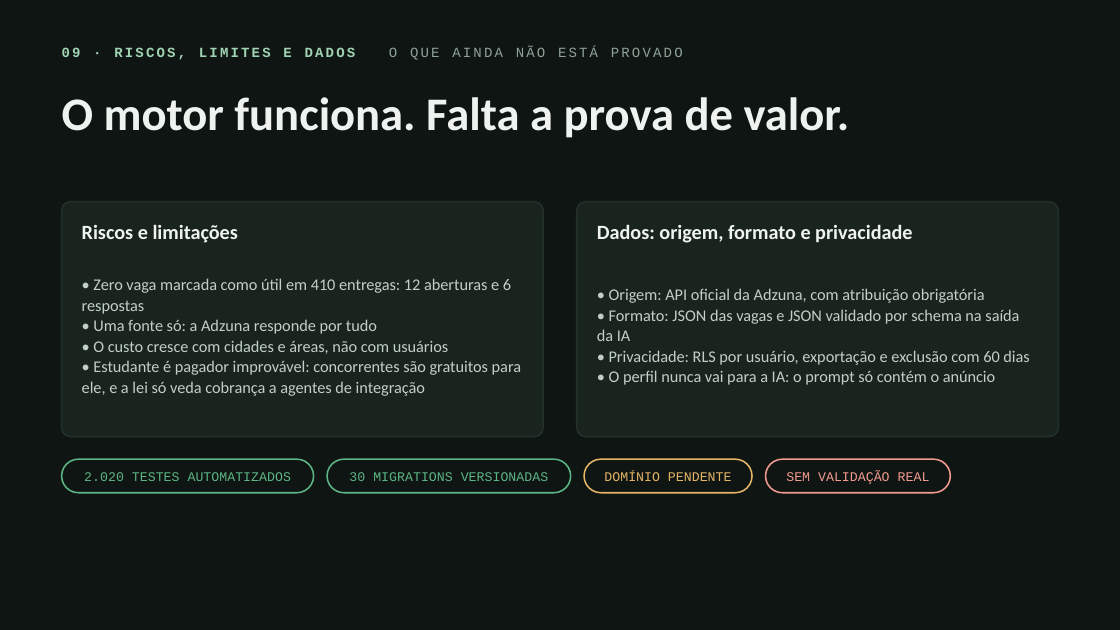
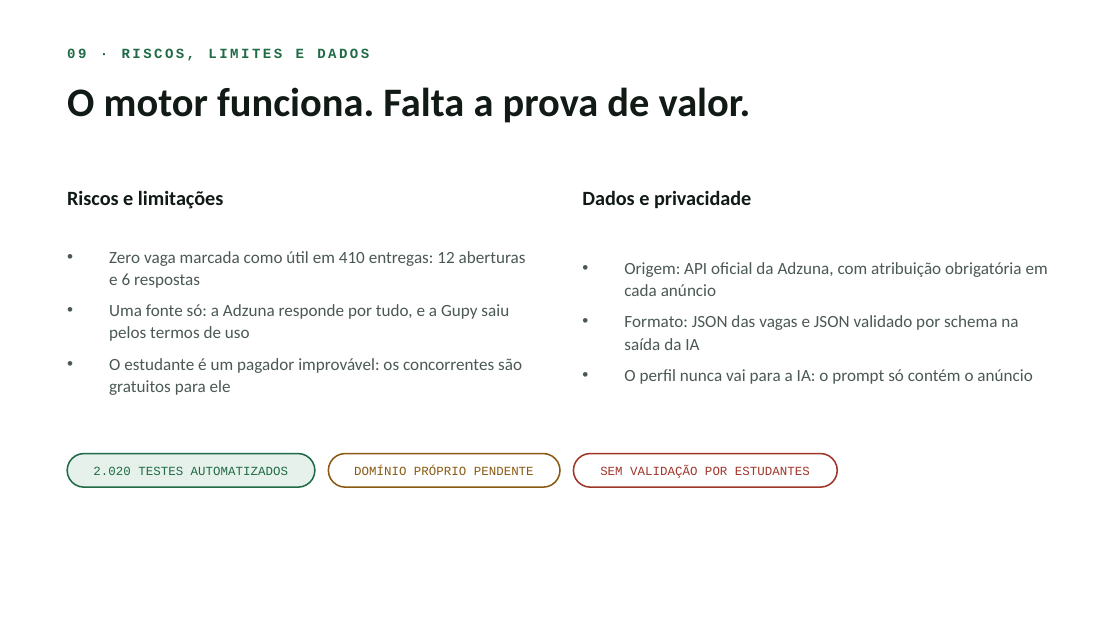
Before and after one commit to RadarEstagio/RadarEstagio, a slide deck: slide 9 of apresentacao/radar-de-estagio-pit.pptx. Drawn at 1120x630 pixels with LibreOffice and Linux fonts; fonts in the diff are those of the drawing. Boxes give left, top, right and bottom in pixels: in the first picture for what was removed or moved away, otherwise in the second. Text is boxed around its words. In the diff, an @@ line names an element or a change of style, - is before the commit and + after.

Commit message:
docs(apresentacao): refaz o pptx no tema claro, com notas do apresentador
Espelha o deck HTML: fundo branco, verde escuro como acento e o mesmo texto
enxuto. O que saiu dos slides foi para as notas de cada um, que é onde o
detalhe serve na hora de apresentar.

A altura do título passa a considerar a quebra de linha que o texto sofre na
largura do slide, não só as quebras escritas; sem isso o título de duas linhas
estourava a caixa. Mesma correção nos blocos e nas etapas do fluxo.

```diff
--- a/apresentacao/radar-de-estagio-pit.pptx
+++ b/apresentacao/radar-de-estagio-pit.pptx
@@ background #0F1512 to #FFFFFF @@
@@ text at (x1=67, y1=48, x2=369, y2=61): text changed; text colour #9FD3B2 to #1F6B45 @@
-09 · RISCOS, LIMITES E DADOS O QUE AINDA NÃO ESTÁ PROVADO
+09 · RISCOS, LIMITES E DADOS
@@ text "O motor funciona. Falta a ..." at (x1=67, y1=87, x2=751, y2=123): size 30 to 26 pt, text colour #EEF3EF to #111A15; line spacing 0.92 to 0.95 @@
@@ rounded rectangle removed at (x1=62, y1=202, x2=543, y2=437) @@
@@ text "Riscos e limitações" moved from (x1=82, y1=224, x2=238, y2=243) to (x1=67, y1=190, x2=223, y2=209) @@
@@ text "Riscos e limitações" at (x1=67, y1=190, x2=223, y2=209): text colour #EEF3EF to #111A15 @@
@@ rounded rectangle removed at (x1=577, y1=202, x2=1058, y2=437) @@
@@ text at (x1=582, y1=190, x2=751, y2=209): text changed; text colour #EEF3EF to #111A15 @@
-Dados: origem, formato e privacidade
+Dados e privacidade
@@ text at (x1=109, y1=251, x2=526, y2=395): text changed; size 10.5 to 11 pt; text colour #C2CFC7 to #4A5952 @@
-• Zero vaga marcada como útil em 410 entregas: 12 aberturas e 6 respostas
-• Uma fonte só: a Adzuna responde por tudo
-• O custo cresce com cidades e áreas, não com usuários
-• Estudante é pagador improvável: concorrentes são gratuitos para ele, e a lei só veda cobrança a agentes de integração
+• Zero vaga marcada como útil em 410 entregas: 12 aberturas e 6 respostas
+• Uma fonte só: a Adzuna responde por tudo, e a Gupy saiu pelos termos de uso
+• O estudante é um pagador improvável: os concorrentes são gratuitos para ele
@@ text at (x1=624, y1=262, x2=1048, y2=384): text changed; size 10.5 to 11 pt; text colour #C2CFC7 to #4A5952 @@
-• Origem: API oficial da Adzuna, com atribuição obrigatória
-• Formato: JSON das vagas e JSON validado por schema na saída da IA
-• Privacidade: RLS por usuário, exportação e exclusão com 60 dias
-• O perfil nunca vai para a IA: o prompt só contém o anúncio
+• Origem: API oficial da Adzuna, com atribuição obrigatória em cada anúncio
+• Formato: JSON das vagas e JSON validado por schema na saída da IA
+• O perfil nunca vai para a IA: o prompt só contém o anúncio
@@ text "2.020 TESTES AUTOMATIZADOS" at (x1=93, y1=466, x2=288, y2=475): size 8.5 to 8 pt, text colour #5CB584 to #1F6B45 @@
@@ rounded rectangle added at (x1=67, y1=454, x2=315, y2=487), fill #E7F1EB, outline #1F6B45 1 pt @@
@@ rounded rectangle resized from (x1=62, y1=459, x2=314, y2=493) to (x1=328, y1=454, x2=560, y2=487) @@
@@ rounded rectangle at (x1=328, y1=454, x2=560, y2=487): fill #0F1512 to #FFFFFF; outline #5CB584 1 pt to #8A5A12 1 pt @@
@@ text removed at (x1=349, y1=472, x2=548, y2=481) @@
-30 MIGRATIONS VERSIONADAS
@@ text at (x1=354, y1=466, x2=534, y2=475): text changed; size 8.5 to 8 pt; text colour #E5B567 to #8A5A12 @@
-DOMÍNIO PENDENTE
+DOMÍNIO PRÓPRIO PENDENTE
@@ rounded rectangle resized from (x1=327, y1=459, x2=570, y2=493) to (x1=573, y1=454, x2=838, y2=487) @@
@@ rounded rectangle at (x1=573, y1=454, x2=838, y2=487): fill #0F1512 to #FFFFFF; outline #5CB584 1 pt to #A0362A 1 pt @@
@@ rounded rectangle removed at (x1=584, y1=459, x2=752, y2=493) @@
@@ text at (x1=600, y1=466, x2=810, y2=478): text changed; size 8.5 to 8 pt; text colour #F19A8F to #A0362A @@
-SEM VALIDAÇÃO REAL
+SEM VALIDAÇÃO POR ESTUDANTES
@@ rounded rectangle removed at (x1=765, y1=459, x2=950, y2=493) @@
```
Also in this commit, not shown: 9 other slides changed, 1 other file.
